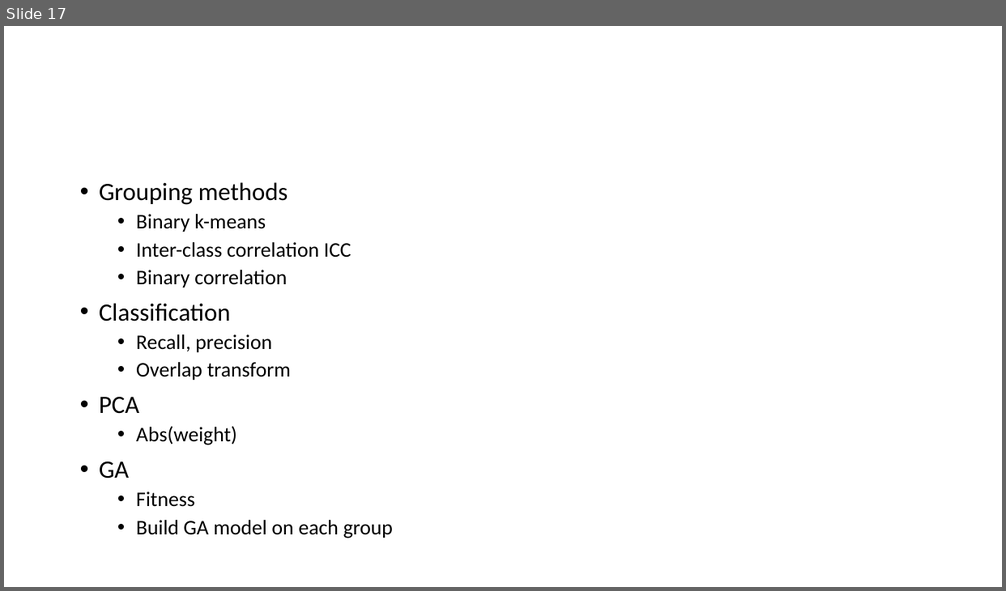
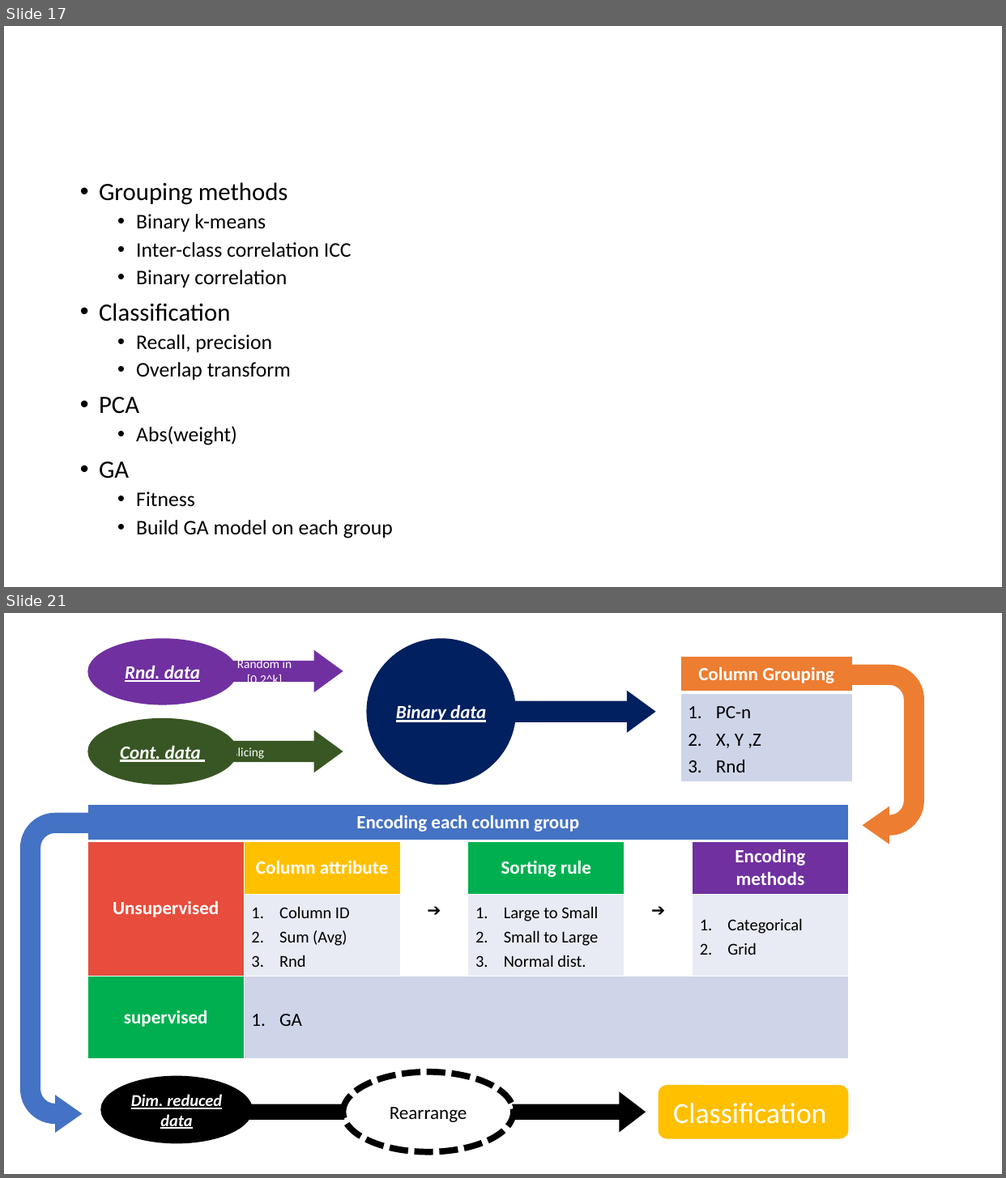
Before and after one commit to R64825/NTUIIE-Research, a slide deck: 2022-09 meeting.pptx. Shown one above the other, each under a label of ours: slide 17 before the commit, slides 17 and 21 after it; the slides between them are not shown. The pictures are 1006x591 and 1006x1178 pixels, drawn with LibreOffice and Linux fonts; fonts in the diff are those of the drawing. Boxes give left, top, right and bottom in pixels: in the first picture for what was removed or moved away, otherwise in the second. Text is boxed around its words. In the diff, an @@ line names an element or a change of style, - is before the commit and + after.

Commit message:
9-20

```diff
--- a/2022-09 meeting.pptx
+++ b/2022-09 meeting.pptx
@@ slide 21 added at (4, 613, 1002, 1174), background #FFFFFF @@
@@ group added at (88, 638, 343, 786): 2 down arrows, 2 ellipses @@
+slicing
+Cont. data
+Rnd. data
+Random in [0,2^k]
@@ ellipse added at (366, 638, 516, 786), fill #002060, 18 pt, text #FFFFFF, bold, italic, underline @@
+Binary data
@@ table added at (681, 657, 853, 779), 2 rows, 1 columns @@
+Column Grouping
+PC-n / X, Y ,Z / Rnd
@@ uturn arrow added at (849, 664, 924, 844), fill #ED7D31 @@
@@ down arrow added at (507, 691, 656, 733), fill #002060 @@
@@ table added at (88, 805, 850, 1059), 4 rows, 6 columns @@
+Encoding each column group |  |  |  |  | 
+Unsupervised | Column attribute | ➔ | Sorting rule | ➔ | Encoding methods
+ | Column ID / Sum (Avg) / Rnd |  | Large to Small / Small to Large / Normal dist. |  | Categorical / Grid
+supervised | GA |  |  |  | 
@@ uturn arrow added at (20, 812, 96, 1133), fill #4472C4 @@
@@ ellipse added at (343, 1072, 513, 1152), fill #FFFFFF, outline #000000 6 pt dashed, 18 pt, text #000000 @@
+Rearrange
@@ ellipse added at (100, 1076, 253, 1144), fill #000000, 16 pt, text #FFFFFF, bold, italic, underline @@
+Dim. reduced data
@@ up arrow added at (245, 1093, 646, 1132), fill #000000 @@
@@ rounded rectangle added at (658, 1085, 849, 1139), fill #FFC000, 28 pt, text #FFFFFF @@
+Classification
```
Also in this commit, not shown: 5 other slides added.
